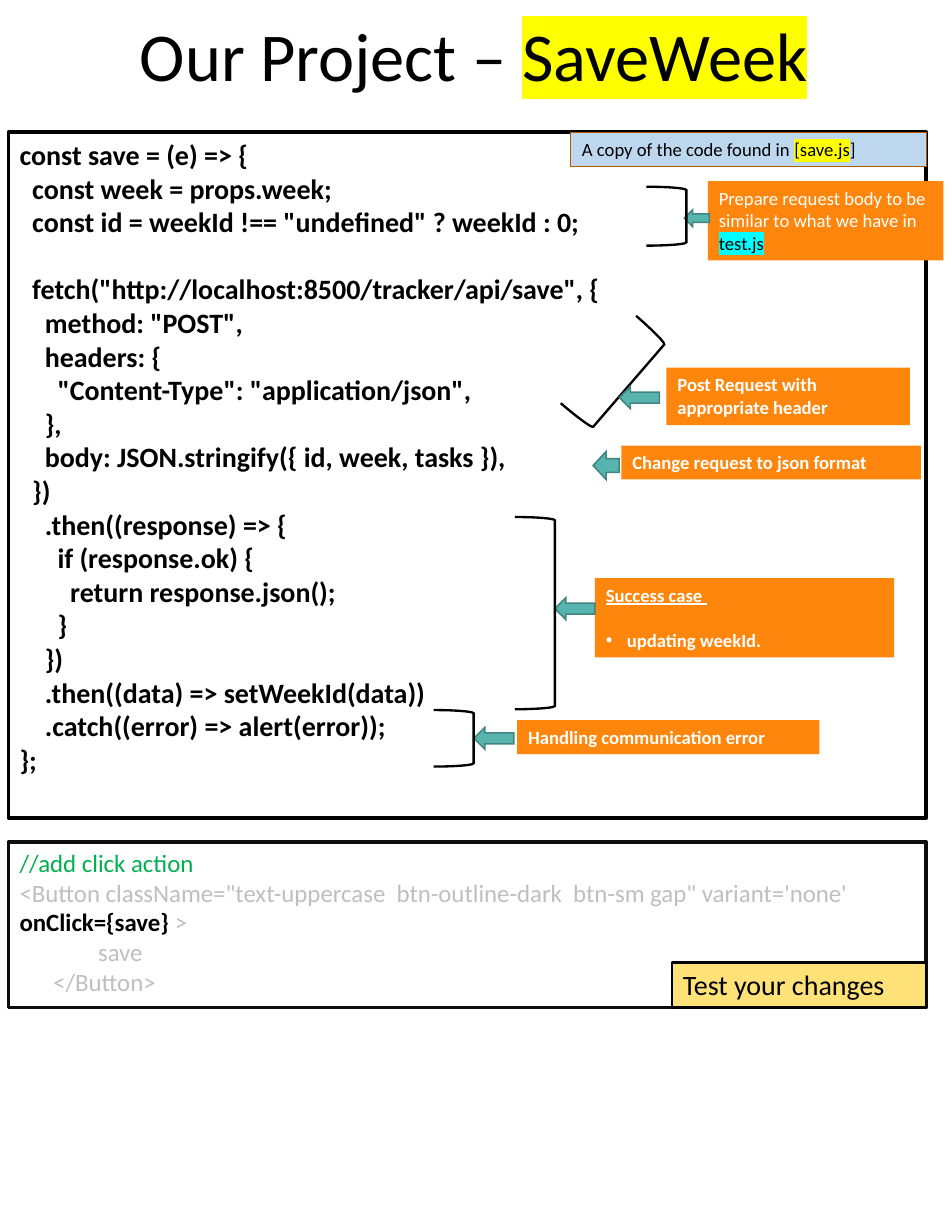
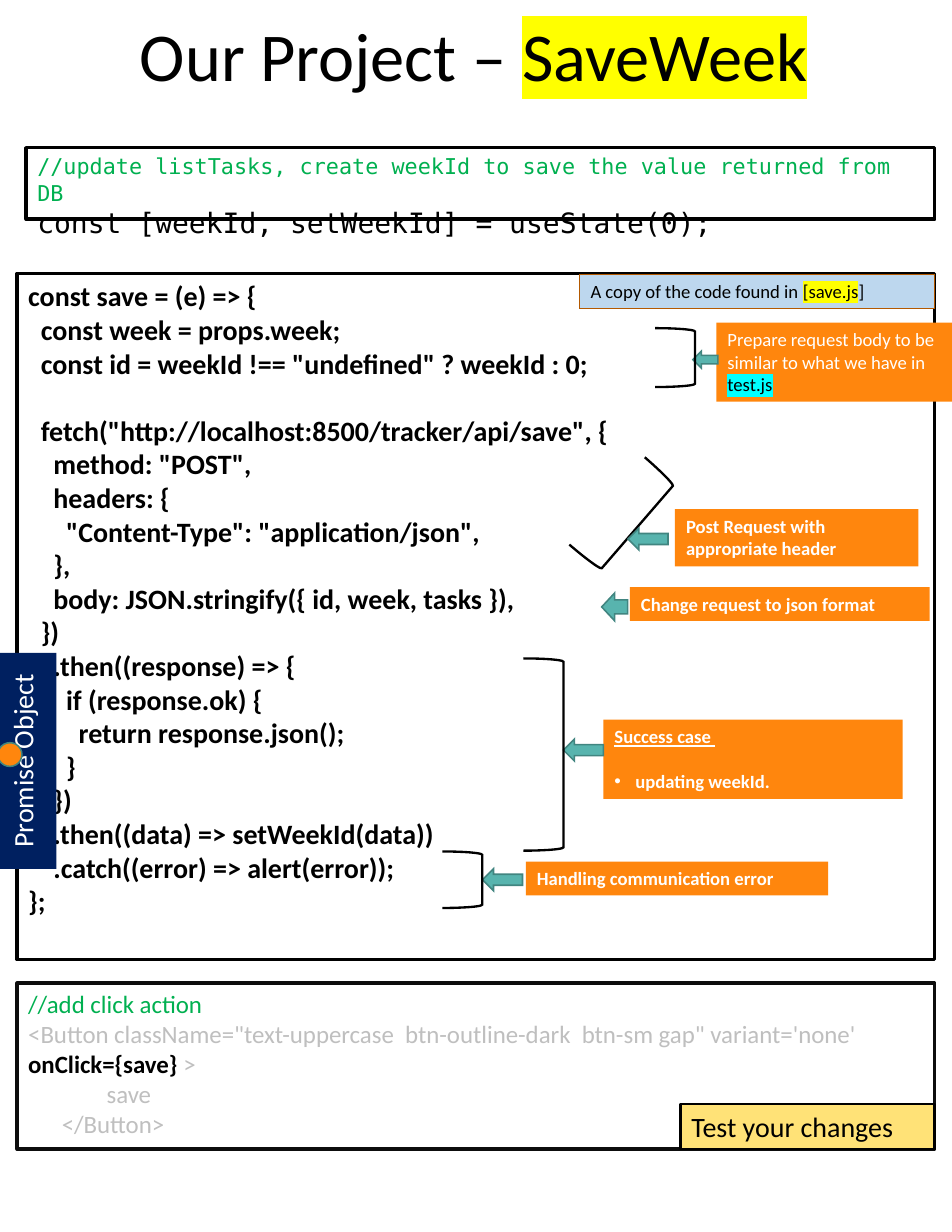
Before and after one commit to scorpion0511/mytracker, a slide deck: slide 64 of doc/React.pptx (slide 65 before the commit). Drawn at 952x1232 pixels with LibreOffice and Linux fonts; fonts in the diff are those of the drawing. Boxes give left, top, right and bottom in pixels: in the first picture for what was removed or moved away, otherwise in the second. Text is boxed around its words. In the diff, an @@ line names an element or a change of style, - is before the commit and + after.

```diff
--- a/doc/React.pptx
+++ b/doc/React.pptx
@@ rectangle added at (x1=26, y1=148, x2=934, y2=220), outline #000000 2.25 pt, 14 pt, text #00B050 @@
+//update listTasks, create weekId to save the value returned from DB
+const [weekId, setWeekId] = useState(0);
@@ 2 left arrows, 1 rectangle moved together from (x1=619, y1=209, x2=909, y2=424) to (x1=628, y1=352, x2=918, y2=567) @@
@@ left arrow moved from (x1=594, y1=451, x2=619, y2=479) to (x1=601, y1=592, x2=627, y2=620) @@
@@ rectangle "Change request to json format" moved from (x1=622, y1=446, x2=922, y2=479) to (x1=629, y1=587, x2=930, y2=620) @@
@@ rectangle added at (x1=0, y1=653, x2=56, y2=869), fill #002060, 18 pt, text #FFFFFF @@
+Promise Object
@@ ellipse added at (x1=0, y1=743, x2=22, y2=766), fill #FF860D, outline #418581 1 pt @@
@@ 7 rectangles, 4 right brackets, 2 left arrows moved together from (x1=9, y1=132, x2=943, y2=1008) to (x1=17, y1=273, x2=952, y2=1149) @@
```
Also in this commit, not shown: 3 other slides changed.
